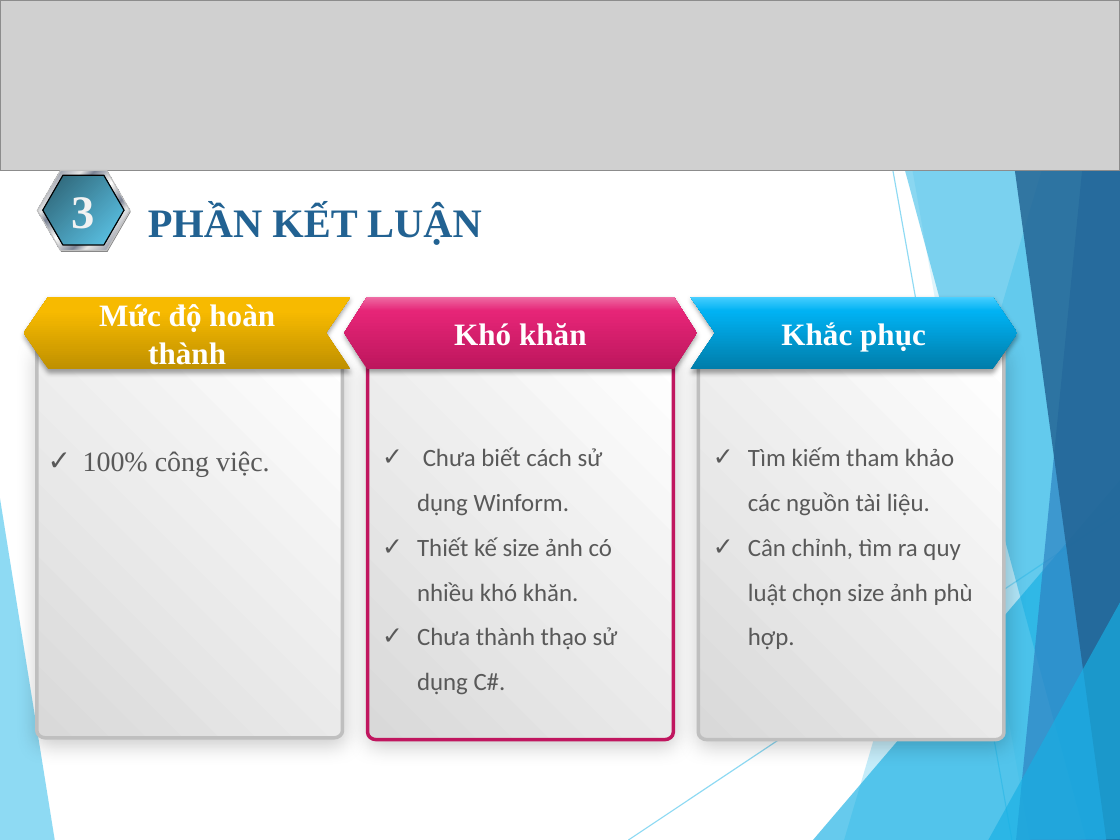
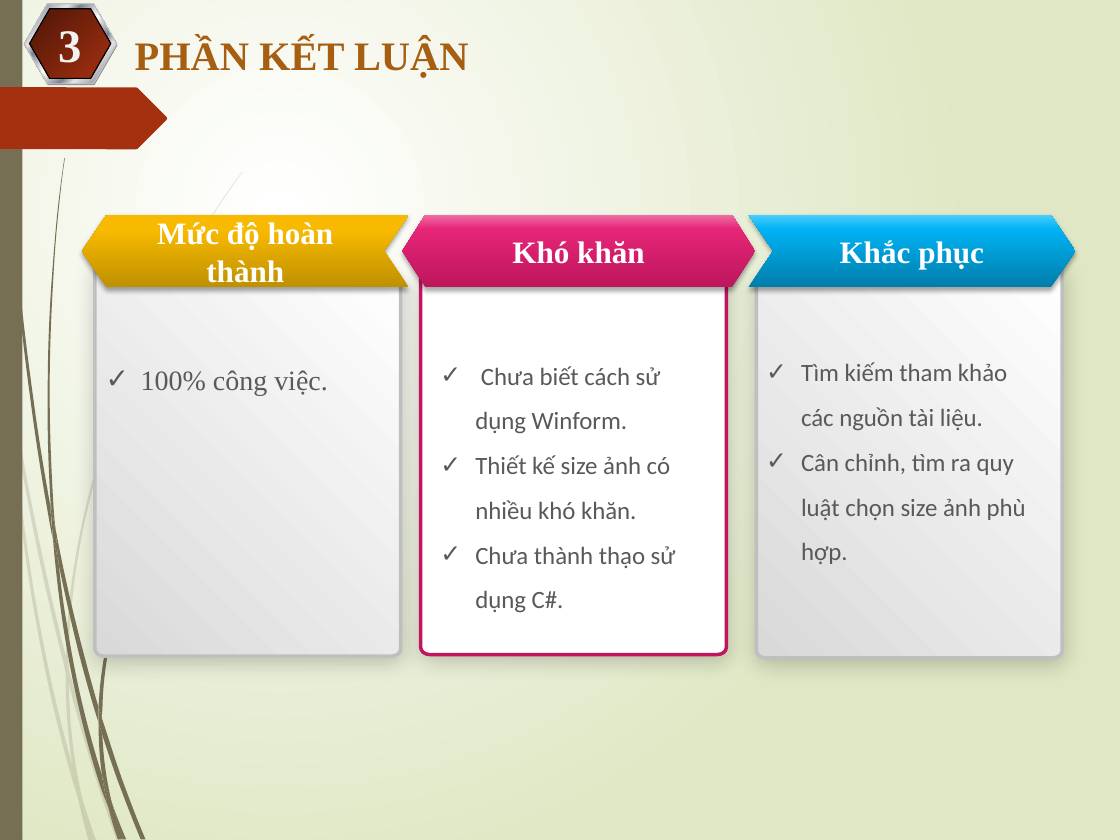
Before and after one commit to NguyenThanhNhuJS99/ThapHaNoi, a slide deck: slide 11 of BaoCaoDoAn.pptx. Drawn at 1120x840 pixels with LibreOffice and Linux fonts; fonts in the diff are those of the drawing; grey boxes stand for pictures. Boxes give left, top, right and bottom in pixels: in the first picture for what was removed or moved away, otherwise in the second. Text is boxed around its words. In the diff, an @@ line names an element or a change of style, - is before the commit and + after.

```diff
--- a/BaoCaoDoAn.pptx
+++ b/BaoCaoDoAn.pptx
@@ background #FFFFFF to gradient #FFFFFF to #DFE8C4 @@
@@ picture removed at (x1=0, y1=0, x2=1120, y2=170) @@
@@ rectangle added at (x1=0, y1=0, x2=22, y2=840), fill #766F54 @@
@@ 2 hexagons, 1 text moved together from (x1=38, y1=171, x2=482, y2=252) to (x1=25, y1=6, x2=469, y2=86) @@
@@ hexagon moved from (x1=37, y1=170, x2=130, y2=251) to (x1=25, y1=3, x2=118, y2=84) @@
@@ hexagon "3" at (x1=29, y1=9, x2=111, y2=78): fill gradient #4491AB to #5FCBEF to gradient #76220B to #A53010 @@
@@ text "PHẦN KẾT LUẬN" at (x1=135, y1=39, x2=469, y2=78): text colour #226292 to #A65E12 @@
@@ freeform shape added at (x1=0, y1=87, x2=167, y2=150), fill #A53010 @@
@@ 2 chevrons, 1 hexagon, 1 freeform shape moved together from (x1=24, y1=297, x2=1017, y2=738) to (x1=82, y1=215, x2=1075, y2=656) @@
@@ 2 texts, 1 freeform shape moved together from (x1=83, y1=351, x2=973, y2=740) to (x1=141, y1=265, x2=1026, y2=655) @@
@@ freeform shape at (x1=421, y1=265, x2=727, y2=655): fill gradient #D9D9D9 to #FFFFFF to #FFFFFF @@
@@ freeform shape moved from (x1=699, y1=351, x2=1005, y2=740) to (x1=756, y1=269, x2=1062, y2=659) @@
@@ text "Chưa biết cách sử dụng ..." moved from (x1=417, y1=447, x2=618, y2=694) to (x1=475, y1=366, x2=676, y2=613) @@
@@ freeform shape resized from (x1=0, y1=492, x2=55, y2=840) to (x1=53, y1=534, x2=109, y2=809) @@
@@ freeform shape at (x1=53, y1=534, x2=109, y2=809): fill #5FCBEF at 70% opacity to #766F54 @@
@@ group removed at (x1=628, y1=0, x2=1120, y2=840): 7 freeform shapes, 2 lines @@
@@ group added at (x1=0, y1=171, x2=243, y2=840): 10 freeform shapes @@
@@ group added at (x1=2, y1=0, x2=242, y2=840): 11 freeform shapes @@
```
Also in this commit, not shown: 9 other slides changed, 3 slides added, 3 slides removed, 1 other file.
